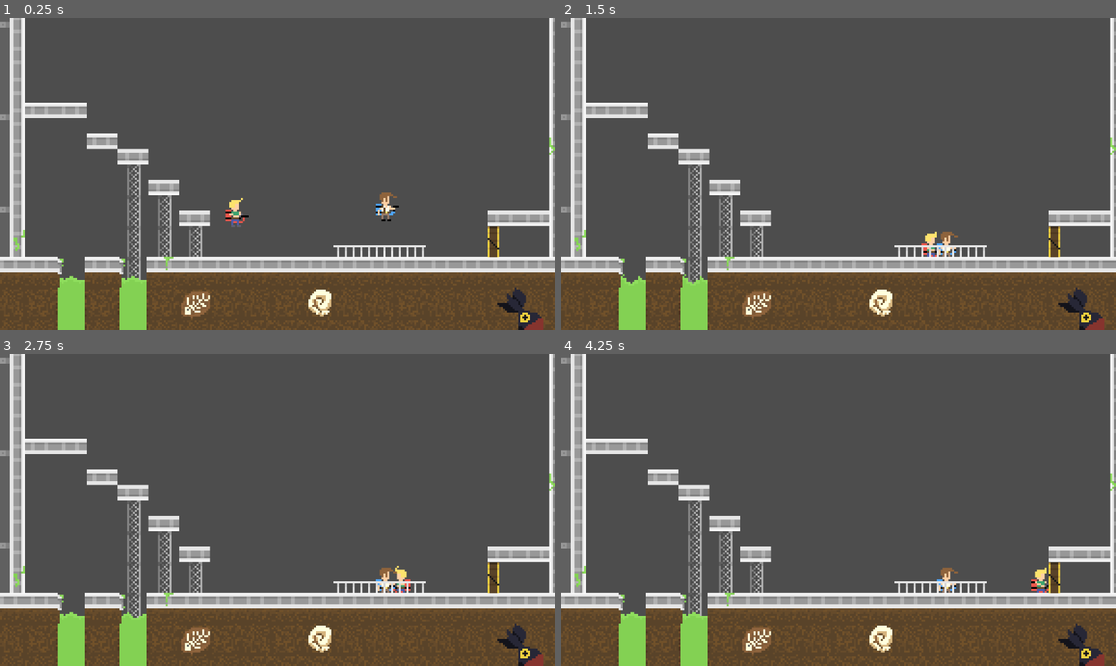
Above: before the commit, frames 1-4 (two rows, left to right).
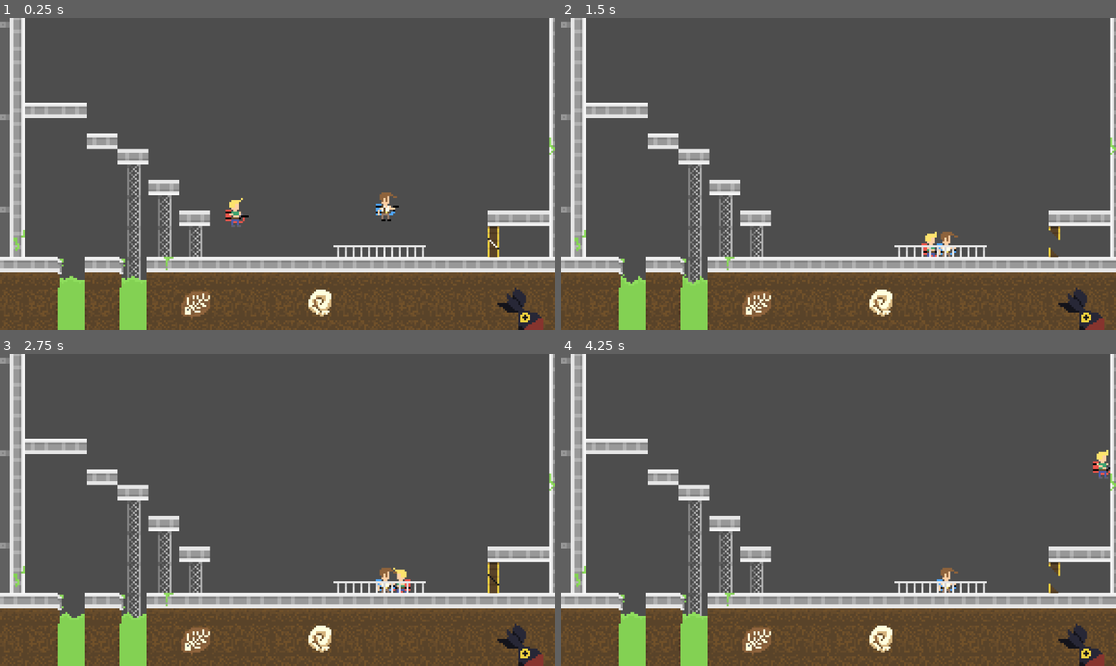
Above: after the commit, the same moments.

Repository: AmineSHA/GameJamGameForReal
Game: Godot game, scene res://scenes/game.tscn
Same seed, same stepped clock (60 frames per second), same inputs: the game is played once before the commit and once after it.
Inputs:
- Up to frame 1 (0.25 s): no input
- Up to frame 2 (1.5 s): tap Enter (ui_accept) at 0.5, 0.77 s; hold Right (ui_right) from 0.53 s (still down)
- Up to frame 3 (2.75 s): tap Enter (ui_accept) at 1.52 s; release Right (ui_right) at 2.03 s; hold Left (ui_left) from 2.03 s (still down)
- Up to frame 4 (4.25 s): release Left (ui_left) at 2.78 s; hold Right (ui_right) from 2.78 s (still down); tap Enter (ui_accept) at 3.02, 3.77 s

The runs differ from the first frame. In frame 1, less than 0.1% of the frame differs, in the area x 88-90%, y 71-74%; in frame 2, 0.1%; in frame 3, less than 0.1%; in frame 4, 0.5%, in the area x 84-99%, y 30-77%.

Commit message:
base game with laser

Diff:
--- a/project.godot
+++ b/project.godot
@@ -32,6 +32,11 @@
 "events": [Object(InputEventJoypadButton,"resource_local_to_scene":false,"resource_name":"","device":-1,"button_index":14,"pressure":0.0,"pressed":false,"script":null)
 ]
 }
+fire={
+"deadzone": 0.2,
+"events": [Object(InputEventKey,"resource_local_to_scene":false,"resource_name":"","device":0,"window_id":0,"alt_pressed":false,"shift_pressed":false,"ctrl_pressed":false,"meta_pressed":false,"pressed":false,"keycode":0,"physical_keycode":81,"key_label":0,"unicode":0,"location":0,"echo":false,"script":null)
+]
+}
 
 [rendering]
 
--- a/scenes/game.tscn
+++ b/scenes/game.tscn
@@ -148,7 +148,7 @@
 "duration": 1.0,
 "texture": SubResource("AtlasTexture_ssvqc")
 }],
-"loop": false,
+"loop": true,
 "name": &"default",
 "speed": 10.0
 }]
@@ -250,6 +250,7 @@
 [node name="AnimatedSprite2D" type="AnimatedSprite2D" parent="Door"]
 position = Vector2(112, 23)
 sprite_frames = SubResource("SpriteFrames_264po")
+autoplay = "default"
 
 [node name="CollisionShape2D" type="CollisionShape2D" parent="Door"]
 position = Vector2(112, 23)
@@ -259,10 +260,10 @@
 position = Vector2(-75, 39)
 sprite_frames = SubResource("SpriteFrames_bt5mj")
 autoplay = "default"
-frame_progress = 0.337336
+frame_progress = 0.473851
 
 [node name="pit2" type="AnimatedSprite2D" parent="."]
 position = Vector2(-107, 39)
 sprite_frames = SubResource("SpriteFrames_sww3w")
 autoplay = "default"
-frame_progress = 0.243527
+frame_progress = 0.380052
--- a/scenes/player_atom.tscn
+++ b/scenes/player_atom.tscn
@@ -1,7 +1,7 @@
 [gd_scene load_steps=14 format=3 uid="uid://bvb0j2yofwcot"]
 
 [ext_resource type="Texture2D" uid="uid://bavg274530rmh" path="res://assets/sprites/Idle_blue.png" id="1_0bcch"]
-[ext_resource type="Script" uid="uid://cto1rrclyf8l0" path="res://scenes/player_atom.gd" id="1_4ioir"]
+[ext_resource type="Script" uid="uid://cto1rrclyf8l0" path="res://scripts/player_atom.gd" id="1_4ioir"]
 [ext_resource type="Texture2D" uid="uid://c5kkx40c87ve" path="res://assets/sprites/Walk_blue.png" id="2_4ioir"]
 
 [sub_resource type="AtlasTexture" id="AtlasTexture_es7sb"]
--- a/scenes/player_mike.tscn
+++ b/scenes/player_mike.tscn
@@ -1,8 +1,9 @@
-[gd_scene load_steps=14 format=3 uid="uid://dtbhscfmhl4t6"]
+[gd_scene load_steps=15 format=3 uid="uid://dtbhscfmhl4t6"]
 
-[ext_resource type="Script" uid="uid://5w4e5suh3005" path="res://scenes/player_mike.gd" id="1_41cxe"]
+[ext_resource type="Script" uid="uid://5w4e5suh3005" path="res://scripts/player_mike.gd" id="1_41cxe"]
 [ext_resource type="Texture2D" uid="uid://bkqf1t5suricb" path="res://assets/sprites/Idle_red.png" id="1_ppu3m"]
 [ext_resource type="Texture2D" uid="uid://cd5dnpemh5sy2" path="res://assets/sprites/Walk_red.png" id="2_41cxe"]
+[ext_resource type="Script" uid="uid://bkq3vej4fbdsb" path="res://scripts/laser.gd" id="4_vlb1b"]
 
 [sub_resource type="AtlasTexture" id="AtlasTexture_vlb1b"]
 atlas = ExtResource("1_ppu3m")
@@ -53,7 +54,7 @@
 }],
 "loop": true,
 "name": &"idle",
-"speed": 10.0
+"speed": 5.0
 }, {
 "frames": [{
 "duration": 1.0,
@@ -82,10 +83,21 @@
 [node name="AnimatedSprite2D" type="AnimatedSprite2D" parent="."]
 position = Vector2(0, -8)
 sprite_frames = SubResource("SpriteFrames_fieht")
-animation = &"idle"
+animation = &"walk"
 autoplay = "idle"
-frame_progress = 0.645674
 
 [node name="CollisionShape2D" type="CollisionShape2D" parent="."]
 position = Vector2(0, -6)
 shape = SubResource("CircleShape2D_v11kw")
+
+[node name="Gun" type="Node2D" parent="."]
+position = Vector2(7, -6)
+script = ExtResource("4_vlb1b")
+
+[node name="RayCast2D" type="RayCast2D" parent="Gun"]
+rotation = -1.5708
+
+[node name="BeamLine" type="Line2D" parent="Gun"]
+points = PackedVector2Array(0, 0, 52, 0)
+width = 3.0
+default_color = Color(0.921569, 0.337255, 0.294118, 1)
--- /dev/null
+++ b/scripts/laser.gd
@@ -0,0 +1,42 @@
+extends Node2D
+
+@export var beam_length : float = 50
+@onready var ray_cast: RayCast2D = $RayCast2D
+@onready var beam: Line2D = $BeamLine
+
+var _is_active: bool
+# Called when the node enters the scene tree for the first time.
+func _ready() -> void:
+	visible = false
+	_is_active = false
+	_set_length(beam_length)
+	ray_cast.enabled=false
+	ray_cast.target_position.x = beam_length
+	pass # Replace with function body.
+
+func _physics_process(delta: float):
+	if _is_active:
+		_check_laser_hit()
+
+func _check_laser_hit():
+	if ray_cast.is_colliding():
+		_set_length(to_local(ray_cast.get_collision_point()).x)
+
+func _set_length(length: float ):
+	beam.points[1].x = length
+
+func activate():
+	if !_is_active:
+		_is_active =true
+		ray_cast.enabled = true
+		ray_cast.force_raycast_update()
+		_check_laser_hit()
+		visible = true
+func deactivate():
+	if _is_active:
+		_is_active= false
+		ray_cast.enabled = false
+		visible = false
+# Called every frame. 'delta' is the elapsed time since the previous frame.
+func _process(delta: float) -> void:
+	pass
--- a/scenes/player_mike.gd
+++ b/scripts/player_mike.gd
@@ -2,9 +2,24 @@
 
 
 const SPEED = 100.0
-const JUMP_VELOCITY = -200.0
+const JUMP_VELOCITY = -300.0
 
 @onready var animated_sprite = $AnimatedSprite2D
+
+@onready var gun =  $Gun
+@onready var raycast = $Gun/RayCast2D
+
+
+var grabbed_object = null
+
+func _process(delta):
+	if Input.is_action_pressed("fireq"):
+		gun.activate()
+	else:
+		gun.deactivate()
+
+
+
 func _physics_process(delta: float) -> void:
 	# Add the gravity.
 	if not is_on_floor():
@@ -33,4 +48,5 @@
 	else:
 		velocity.x = move_toward(velocity.x, 0, SPEED)
 
+
 	move_and_slide()
Not shown, added: scripts/laser.gd.uid
Renamed: scenes/player_atom.gd -> scripts/player_atom.gd
Renamed: scenes/player_atom.gd.uid -> scripts/player_atom.gd.uid
Renamed: scenes/player_mike.gd.uid -> scripts/player_mike.gd.uid
